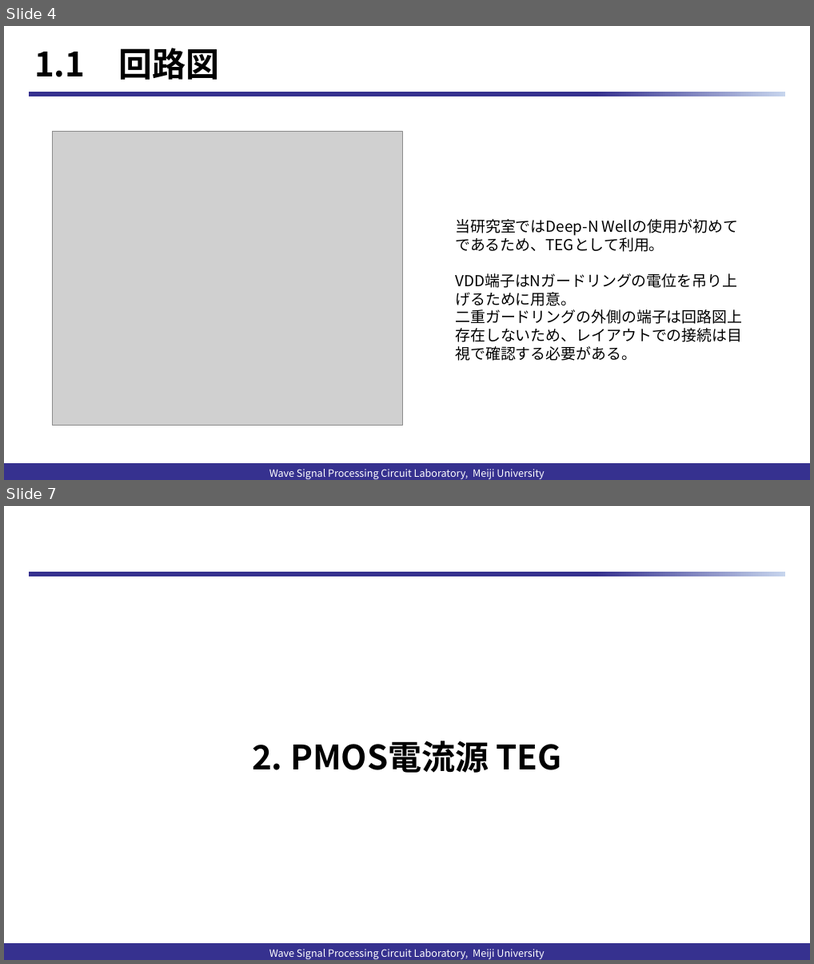
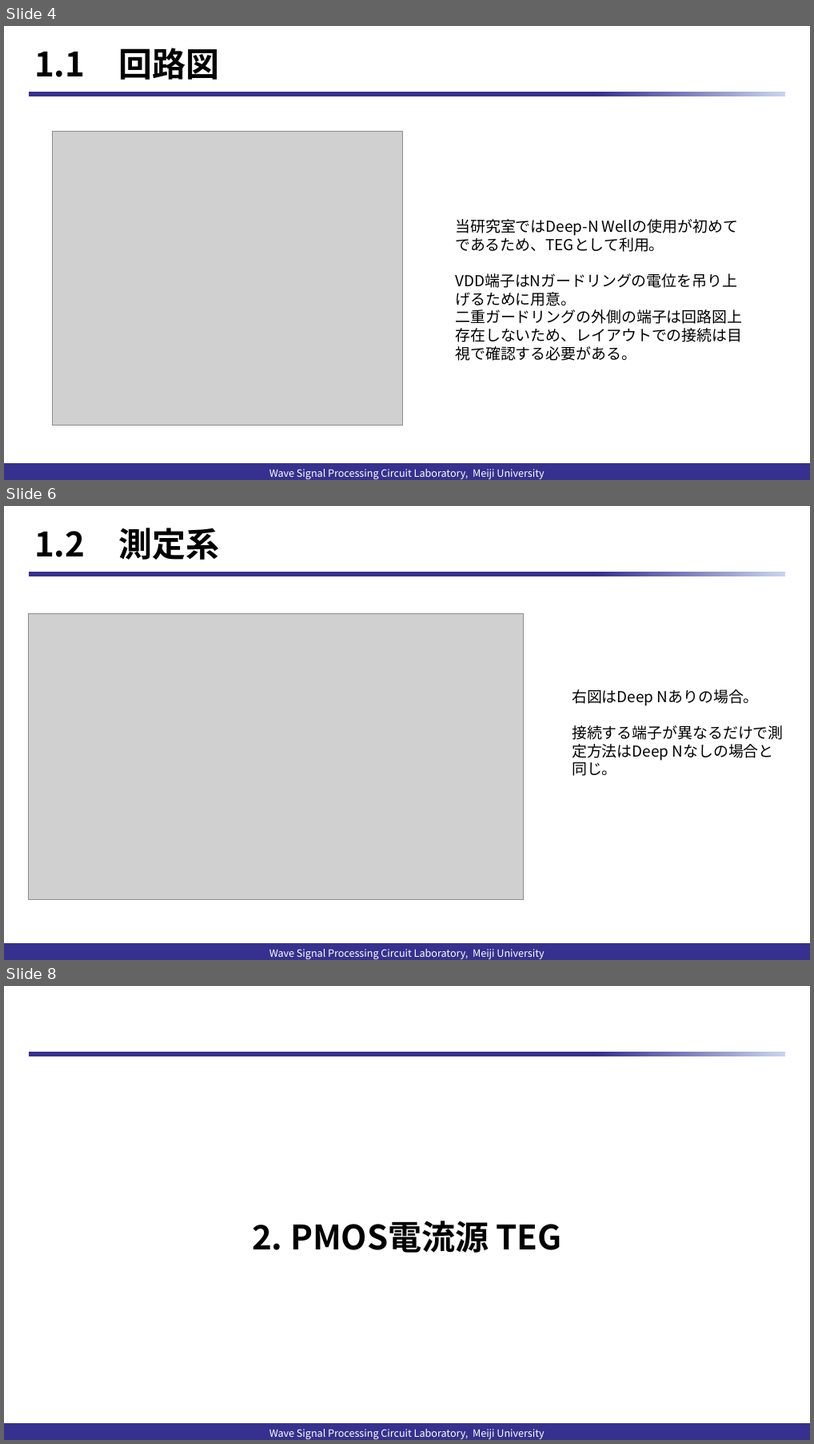
Before and after one commit to kjm-desktop10400/reserch, a slide deck: folded_gilbert/試作/TO資料/20240223TO.pptx. Shown one above the other, each under a label of ours: slides 4 and 7 before the commit, slides 4, 6 and 8 after it; the slides between them are not shown. The pictures are 814x964 and 814x1444 pixels, drawn with LibreOffice and Linux fonts; fonts in the diff are those of the drawing; grey boxes stand for pictures; background and template pictures are left out. Boxes give left, top, right and bottom in pixels: in the first picture for what was removed or moved away, otherwise in the second. Text is boxed around its words. In the diff, an @@ line names an element or a change of style, - is before the commit and + after.

```diff
--- a/folded_gilbert/試作/TO資料/20240223TO.pptx
+++ b/folded_gilbert/試作/TO資料/20240223TO.pptx
@@ slide 6 added at (x1=4, y1=506, x2=810, y2=960), background #FFFFFF; not listed: 2 template elements that a slide beside it also shows @@
@@ title added at (x1=34, y1=528, x2=219, y2=560), 40 pt, text #000000, bold @@
+1.2 測定系
@@ picture added at (x1=29, y1=614, x2=524, y2=900) @@
@@ text added at (x1=572, y1=689, x2=784, y2=776), 18 pt, text #000000 @@
+右図はDeep Nありの場合。
+接続する端子が異なるだけで測定方法はDeep Nなしの場合と同じ。
@@ text added at (x1=270, y1=948, x2=544, y2=959), 12 pt, text #FFFFFF @@
+Wave Signal Processing Circuit Laboratory, Meiji University
@@ what was slide 7 is now slide 8 @@
```
Also in this commit, not shown: 2 slides changed, 6 other files.
